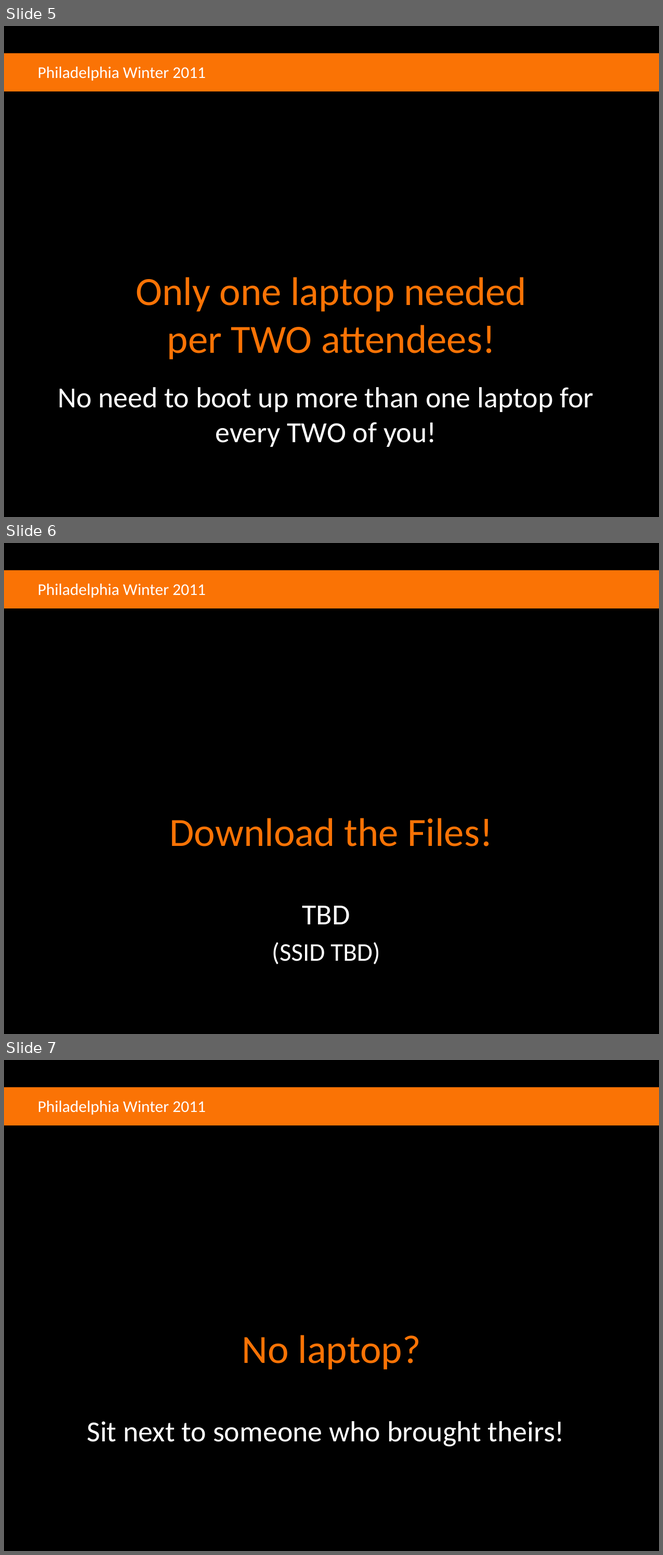
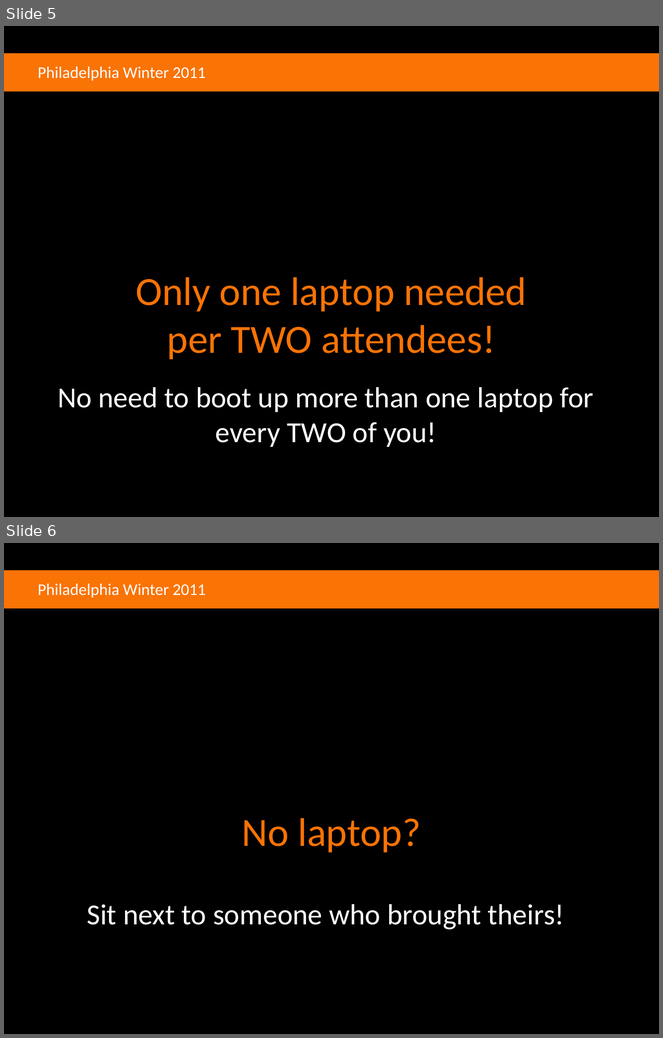
Before and after one commit to agilefire/November2010, a slide deck: Agile Firestarter Winter 2011 Entry Rotation.pptx. Shown one above the other, each under a label of ours: slides 5, 6 and 7 before the commit, slides 5 and 6 after it. The pictures are 663x1555 and 663x1038 pixels, drawn with LibreOffice and Linux fonts; fonts in the diff are those of the drawing; background and template pictures are left out. Boxes give left, top, right and bottom in pixels: in the first picture for what was removed or moved away, otherwise in the second. Text is boxed around its words. In the diff, an @@ line names an element or a change of style, - is before the commit and + after.

```diff
--- a/Agile Firestarter Winter 2011 Entry Rotation.pptx
+++ b/Agile Firestarter Winter 2011 Entry Rotation.pptx
@@ slide 6 removed at [4, 543, 659, 1034], background #000000; not listed: 2 template elements that a slide beside it also shows @@
@@ title removed at [170, 818, 493, 847] @@
-Download the Files!
@@ subtitle removed at [272, 906, 380, 965] @@
-TBD
-(SSID TBD)
@@ what was slide 7 is now slide 6 @@
```
Also in this commit, not shown: 1 slide changed, 1 other file.
